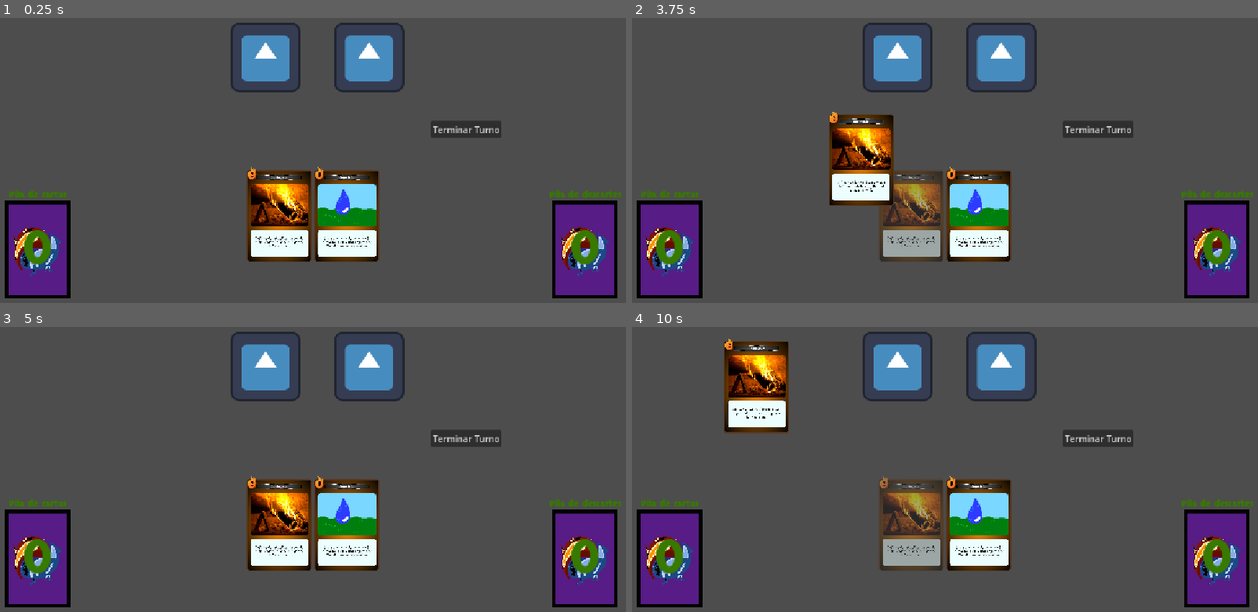
Above: before the commit, frames 1-4 (two rows, left to right).
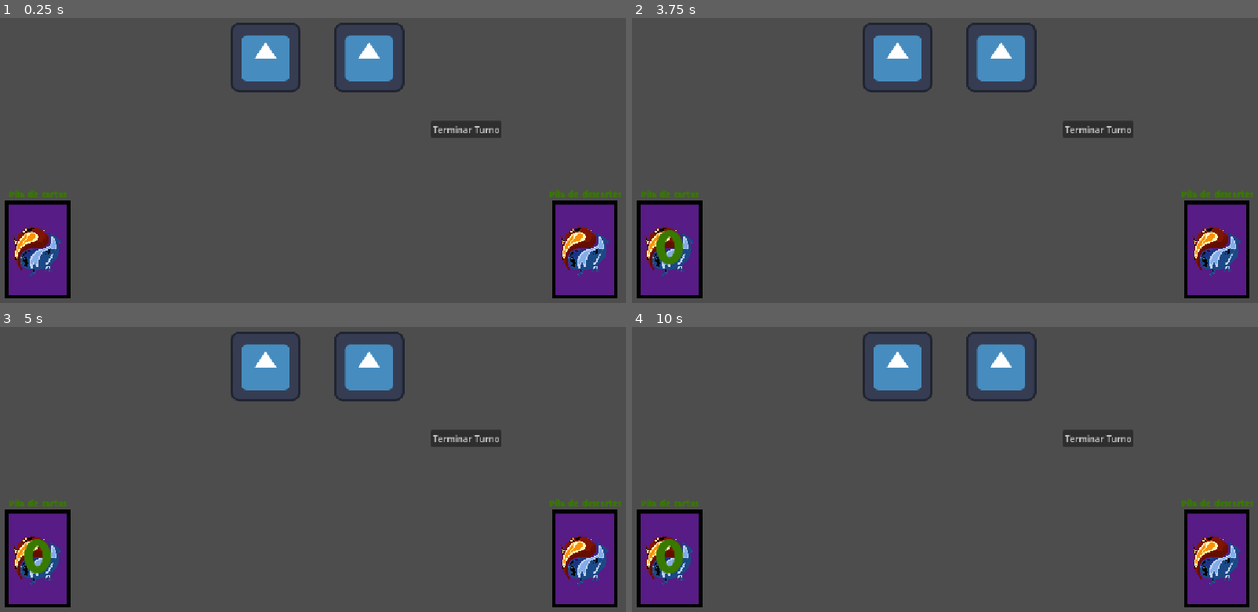
Above: after the commit, the same moments.

Repository: MagicNube/Burn-The-Dice
Game: Godot game, scene res://modules/environment/card_table_test.tscn
Same seed, same stepped clock (60 frames per second), same inputs: the game is played once before the commit and once after it. The engine's default icon, where the game draws it, is replaced by a stand-in: a white triangle on a blue panel in a dark square.
Inputs (mouse positions are in pixels of both pictures, inside the frame that each line leads up to):
- Up to frame 1 (0.25 s): no input
- Up to frame 2 (3.75 s): tap Enter (ui_accept) at 0.5, 0.77 s; move the mouse to (1082, 112) at 0.52 s; click (1082, 112) at 0.67 s; click "Terminar Turno" at 1.25 s; drag from (819, 146) to (913, 200) at 2.02 s; move the mouse to (1007, 52) at 2.77 s; click (1007, 52) at 2.92 s; drag from (913, 200) to (757, 75) at 3.52 s
- Up to frame 3 (5 s): move the mouse to (500, 492) at 4.27 s; click (500, 492) at 4.42 s
- Up to frame 4 (10 s): drag from (757, 384) to (851, 349) at 5.02 s; move the mouse to (976, 438) at 5.77 s; click (976, 438) at 5.92 s; drag from (851, 349) to (819, 455) at 6.52 s; move the mouse to (1082, 421) at 7.27 s; click (1082, 421) at 7.42 s; drag from (819, 455) to (913, 509) at 8.02 s; move the mouse to (1007, 361) at 8.77 s; click (1007, 361) at 8.92 s; drag from (913, 509) to (757, 384) at 9.52 s

The runs differ from the first frame. In frame 1, 7.3% of the frame differs, in the area x 3-96%, y 52-87%; in frame 2, 9.8%; in frame 3, 7.0%; in frame 4, 10%, in the area x 14-96%, y 4-87%.
Error after the commit: Cannot call method 'duplicate' on a null value. (res://modules/cards/scripts/deck_logic.gd:25)

Commit message:
Cambiada terminologia CardData a CardBlueprint y rename refactor

Diff:
--- a/autoload/combat_bus.gd
+++ b/autoload/combat_bus.gd
@@ -1,4 +1,4 @@
 extends Node
 
 # Bus de eventos para el compate
-signal card_consumed(card_data: CardData)
+signal card_consumed(card_data: CardBlueprint)
--- a/modules/cards/scripts/card_data.gd
+++ b/modules/cards/data/blueprints/card_blueprint.gd
@@ -1,4 +1,4 @@
-class_name CardData
+class_name CardBlueprint
 extends Resource
 
 # Datos de las cartas
@@ -7,5 +7,6 @@
 @export var elemental_cost: int
 @export var neutral_cost: int
 @export var element: Element.Type
+@export var damage: int
 # Por ahora sera la carta en si en el futuro unicamente la imagen de la carta
 @export var image: Texture2D
--- /dev/null
+++ b/modules/cards/data/blueprints/gota_fria.tres
@@ -0,0 +1,10 @@
+[gd_resource type="Resource" script_class="CardBlueprint" format=3 uid="uid://c2clg3s1b52gd"]
+
+[ext_resource type="Script" uid="uid://e82klgj27n0y" path="res://modules/cards/data/blueprints/card_blueprint.gd" id="1_5xx3q"]
+
+[resource]
+script = ExtResource("1_5xx3q")
+name = "Gota Fría"
+effect_description = "Si has quemado algún dado este turno, roba una carta y aplica 1 de Mojado a todos los enemigos."
+element = 1
+metadata/_custom_type_script = "uid://e82klgj27n0y"
--- a/modules/cards/data/gota_fria.tres
+++ /dev/null
@@ -1,12 +0,0 @@
-[gd_resource type="Resource" script_class="CardData" format=3 uid="uid://b5k070smi5k47"]
-
-[ext_resource type="Texture2D" uid="uid://bb3ns0yxmax1b" path="res://modules/cards/assets/artwork/06.png" id="1_gddnd"]
-[ext_resource type="Script" uid="uid://e82klgj27n0y" path="res://modules/cards/scripts/card_data.gd" id="1_krl3m"]
-
-[resource]
-script = ExtResource("1_krl3m")
-name = "Gota Fría"
-effect_description = "Si has quemado algún dado este turno, roba una carta y aplica 1 de Mojado a todos los enemigos."
-element = 1
-image = ExtResource("1_gddnd")
-metadata/_custom_type_script = "uid://e82klgj27n0y"
--- a/modules/cards/data/incinerar.tres
+++ /dev/null
@@ -1,13 +0,0 @@
-[gd_resource type="Resource" script_class="CardData" format=3 uid="uid://bxjaywi0r1wms"]
-
-[ext_resource type="Script" uid="uid://e82klgj27n0y" path="res://modules/cards/scripts/card_data.gd" id="1_1hi8v"]
-[ext_resource type="Texture2D" uid="uid://huitv24ffcxe" path="res://modules/cards/assets/artwork/00.png" id="1_1hrg4"]
-
-[resource]
-script = ExtResource("1_1hi8v")
-name = "Incinerar"
-effect_description = "Inflige 5 de daño. Si has quemado algún dado este turno, inflige 3 de daño adicional."
-elemental_cost = 2
-neutral_cost = 1
-image = ExtResource("1_1hrg4")
-metadata/_custom_type_script = "uid://e82klgj27n0y"
--- a/modules/cards/scenes/card_container.tscn
+++ b/modules/cards/scenes/card_container.tscn
@@ -2,9 +2,7 @@
 
 [ext_resource type="Script" uid="uid://uwsfpy762xp8" path="res://modules/cards/scripts/deck_logic.gd" id="1_6lq55"]
 [ext_resource type="Script" uid="uid://dpk2tjnhkfflm" path="res://modules/cards/scripts/card_container.gd" id="1_msj65"]
-[ext_resource type="Script" uid="uid://e82klgj27n0y" path="res://modules/cards/scripts/card_data.gd" id="2_g2s5y"]
-[ext_resource type="Resource" uid="uid://b5k070smi5k47" path="res://modules/cards/data/gota_fria.tres" id="3_v3mc7"]
-[ext_resource type="Resource" uid="uid://bxjaywi0r1wms" path="res://modules/cards/data/incinerar.tres" id="4_npy6w"]
+[ext_resource type="Script" uid="uid://e82klgj27n0y" path="res://modules/cards/data/blueprints/card_blueprint.gd" id="2_g2s5y"]
 [ext_resource type="Script" uid="uid://d1oag58vf36ij" path="res://modules/cards/scripts/visual_hand.gd" id="5_g2s5y"]
 [ext_resource type="PackedScene" uid="uid://c4dfmybyb2fqy" path="res://modules/cards/scenes/card_stack_ui.tscn" id="7_1lrnc"]
 
@@ -20,7 +18,7 @@
 
 [node name="DeckLogic" type="Node" parent="." unique_id=654175964]
 script = ExtResource("1_6lq55")
-initial_hand = Array[ExtResource("2_g2s5y")]([ExtResource("4_npy6w"), ExtResource("3_v3mc7")])
+initial_hand = Array[ExtResource("2_g2s5y")]([null, null])
 
 [node name="VisualHand" type="HBoxContainer" parent="." unique_id=1754189885 node_paths=PackedStringArray("deck_logic")]
 layout_mode = 0
@@ -64,8 +62,6 @@
 [node name="StackNameLabel" parent="DrawStack" index="0" unique_id=1884301765]
 text = "Pila de cartas"
 
-[node name="Camera2D" type="Camera2D" parent="." unique_id=441759291]
-
 [connection signal="pressed" from="NextTurnBtn" to="DeckLogic" method="finish_turn"]
 
 [editable path="DiscardStack"]
--- a/modules/cards/scripts/card.gd
+++ b/modules/cards/scripts/card.gd
@@ -2,13 +2,13 @@
 extends TextureRect
 
 # Datos de la carta
-var data: CardData
+var data: CardBlueprint
 
 # Called when the node enters the scene tree for the first time.
 func _ready() -> void:
 	pass # Replace with function body.
 
-func setup(card_data: CardData) -> void:
+func setup(card_data: CardBlueprint) -> void:
 	data = card_data
 	texture = card_data.image
 
--- a/modules/cards/scripts/deck_logic.gd
+++ b/modules/cards/scripts/deck_logic.gd
@@ -1,16 +1,16 @@
 extends Node
 
-signal card_drawn(card_data: CardData)
+signal card_drawn(card_data: CardBlueprint)
 signal deck_size_changed(amount: int)
 signal discards_size_changed(amount: int)
 
 # Mano inicial temporal
-@export var initial_hand: Array[CardData]
+@export var initial_hand: Array[CardBlueprint]
 
 # Baraja, mano y descartes o cartas usadas
-var deck: Array[CardData] = []
-var hand: Array[CardData] = []
-var discards: Array[CardData] = []
+var deck: Array[CardBlueprint] = []
+var hand: Array[CardBlueprint] = []
+var discards: Array[CardBlueprint] = []
 
 func _ready() -> void:
 	# Llamamos con deferred para esperar a que toda la escena este cargada y no se emitan señales antes de tiempo
@@ -55,7 +55,7 @@
 
 
 # Funcion para usar las cartas y mandarlas a la pila de descartes
-func use_card(card_data: CardData):
+func use_card(card_data: CardBlueprint):
 	hand.erase(card_data)
 	discards.append(card_data)
 	# Señal para actualizar contadores de pilas
--- a/modules/cards/scripts/visual_hand.gd
+++ b/modules/cards/scripts/visual_hand.gd
@@ -9,7 +9,7 @@
 
 # Funcion para la señal card_drawn precarga una escena de tipo Card,
 # la inicializa con los datos de la carta robada y la añade al arbol de la escena
-func on_card_drawn(card_data: CardData) -> void:
+func on_card_drawn(card_data: CardBlueprint) -> void:
 	var new_card = preload("res://modules/cards/scenes/card.tscn").instantiate()
 	new_card.setup(card_data)
 	add_child(new_card)
Renamed: modules/cards/scripts/card_data.gd.uid -> modules/cards/data/blueprints/card_blueprint.gd.uid
